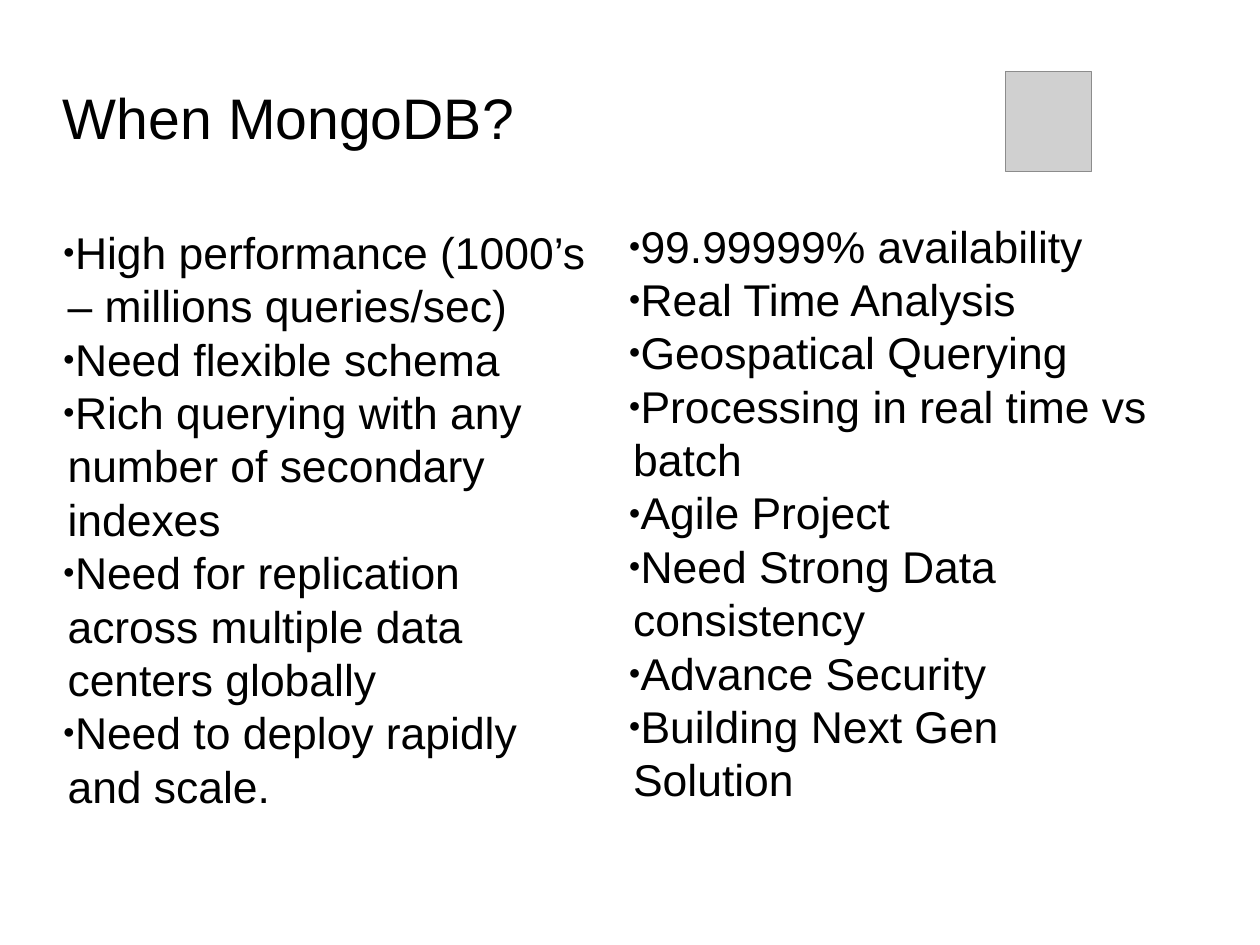
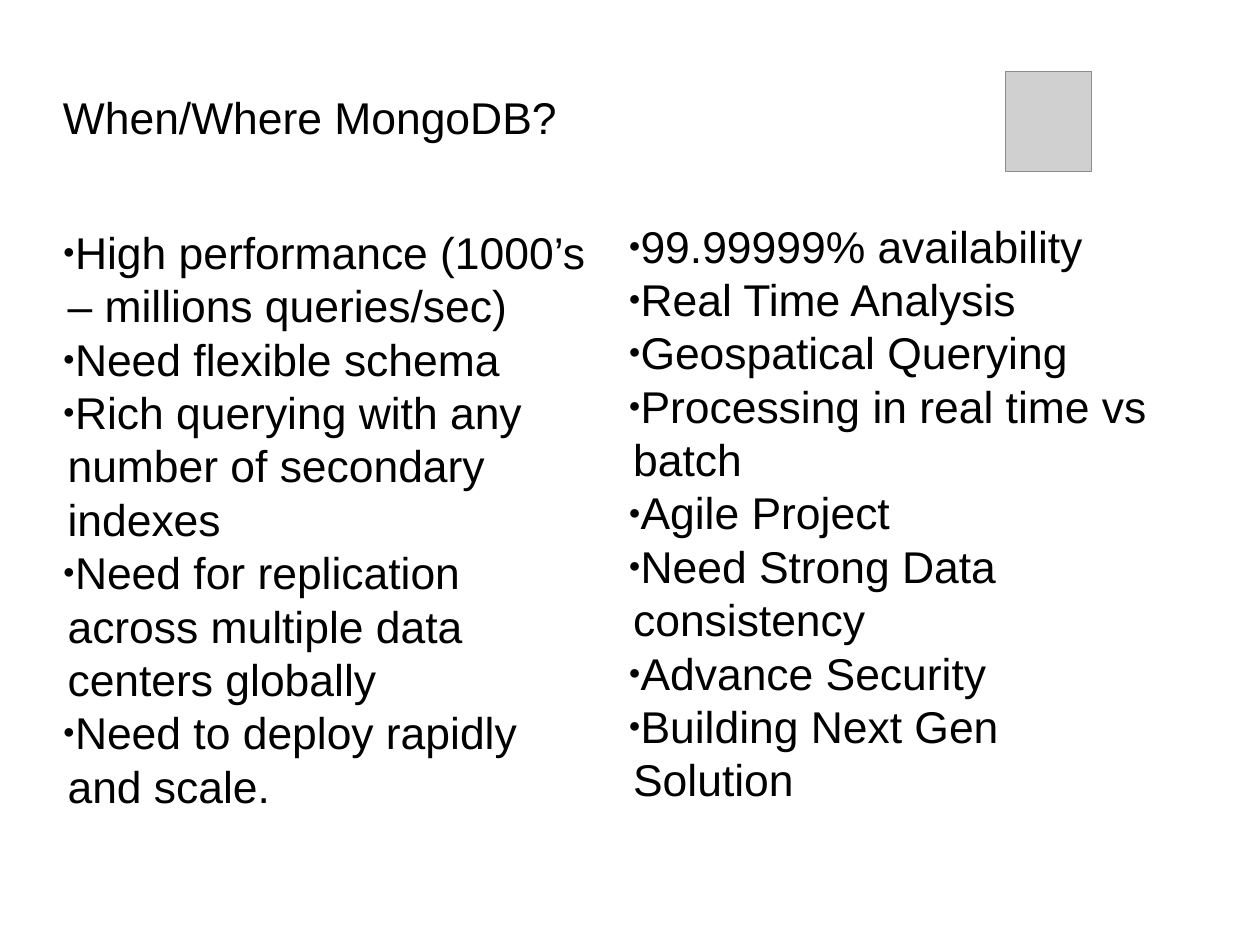
Before and after one commit to Bhakti/mongo_session, a slide deck: slide 7 of MongoDB_Session.odp. Drawn at 1260x945 pixels with LibreOffice and Linux fonts; fonts in the diff are those of the drawing; grey boxes stand for pictures; background and template pictures are left out. Boxes give left, top, right and bottom in pixels: in the first picture for what was removed or moved away, otherwise in the second. Text is boxed around its words. In the diff, an @@ line names an element or a change of style, - is before the commit and + after.

```diff
--- a/MongoDB_Session.odp
+++ b/MongoDB_Session.odp
@@ title at box(63, 101, 556, 144): text changed; size 36 to 28 pt @@
-When MongoDB?
+When/Where MongoDB?
```
Also in this commit, not shown: 10 other slides changed, 6 slides added, 1 slide removed, 34 other files.
